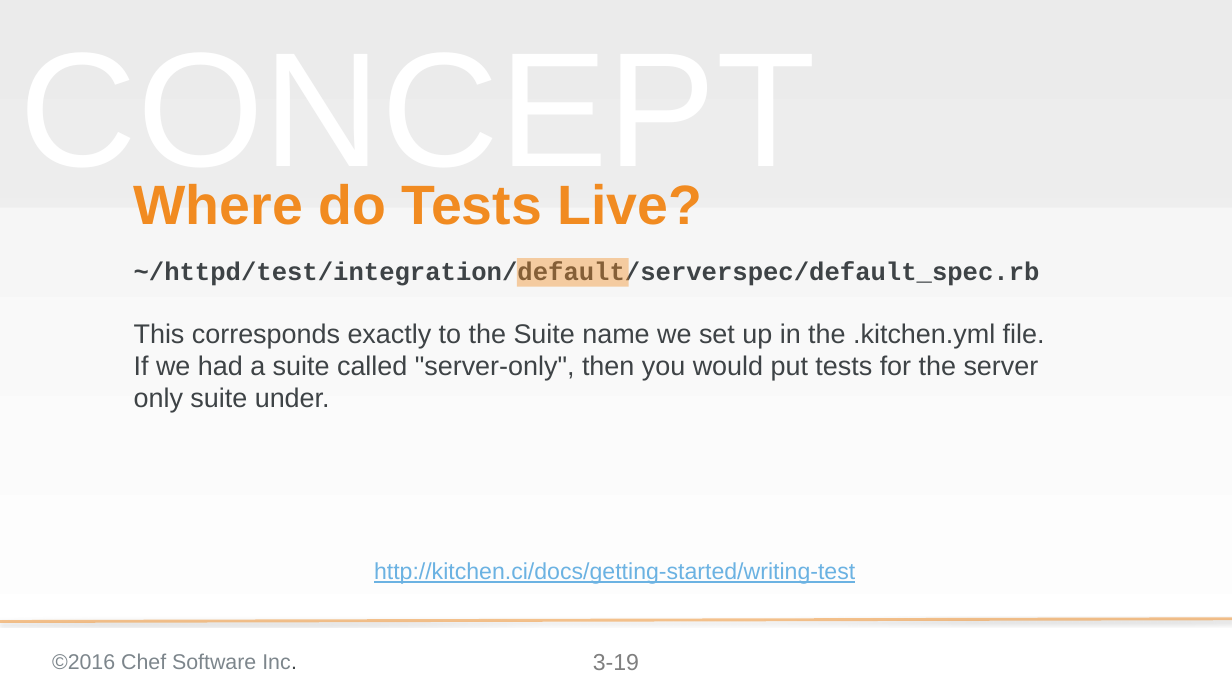
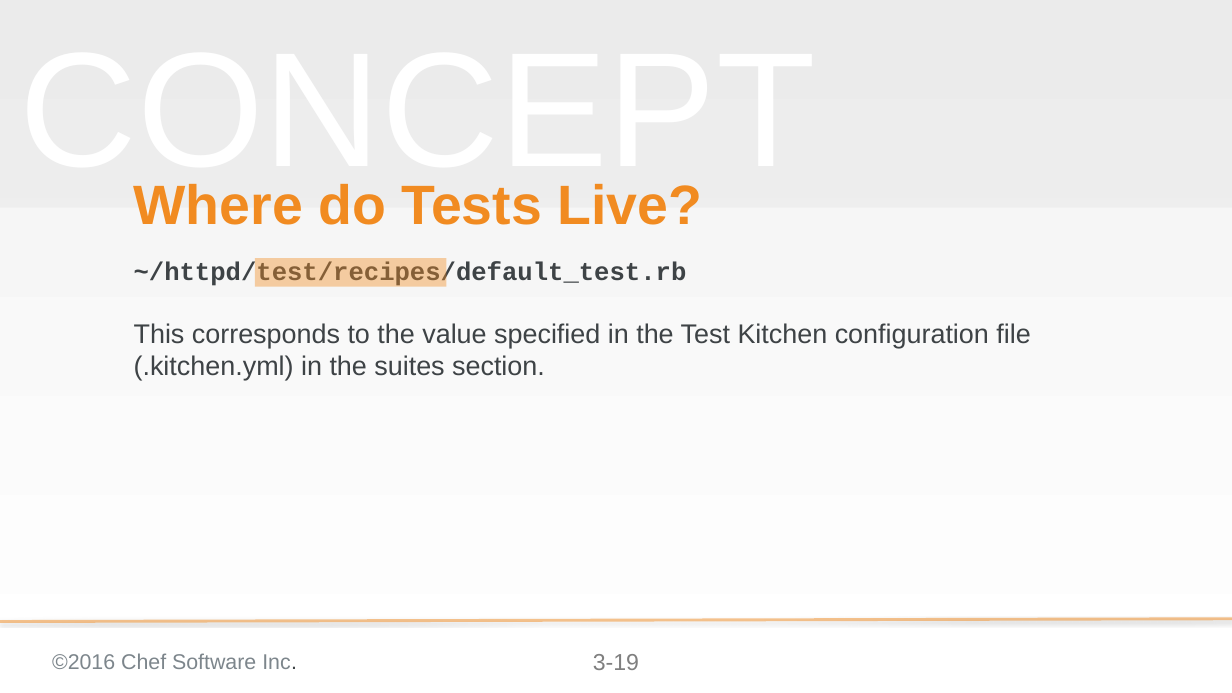
Before and after one commit to chef-training/test_driven_cookbook_development, a slide deck: slide 19 of 03-writing_a_test_first.pptx. Drawn at 1232x693 pixels with LibreOffice and Linux fonts; fonts in the diff are those of the drawing; background and template pictures are left out. Boxes give left, top, right and bottom in pixels: in the first picture for what was removed or moved away, otherwise in the second. Text is boxed around its words. In the diff, an @@ line names an element or a change of style, - is before the commit and + after.

Commit message:
Updates to Chef DK 0.17.17 and InSpec
* Updated the Chef DK
* Changed the examples to InSpec

```diff
--- a/03-writing_a_test_first.pptx
+++ b/03-writing_a_test_first.pptx
@@ text at (134, 261, 687, 286): text changed @@
-~/httpd/test/integration/default/serverspec/default_spec.rb
+~/httpd/test/recipes/default_test.rb
@@ rectangle: place and size @@
-rectangle at (517, 258, 628, 287)
+rectangle at (255, 258, 446, 287)
@@ subtitle at (134, 323, 1030, 380): text changed @@
-This corresponds exactly to the Suite name we set up in the .kitchen.yml file. If we had a suite called "server-only", then you would put tests for the server only suite under.
+This corresponds to the value specified in the Test Kitchen configuration file (.kitchen.yml) in the suites section.
@@ text removed at (374, 562, 855, 584) @@
-http://kitchen.ci/docs/getting-started/writing-test
```
Also in this commit, not shown: 23 other slides changed, 7 slides added, 8 slides removed, 5 other files.
